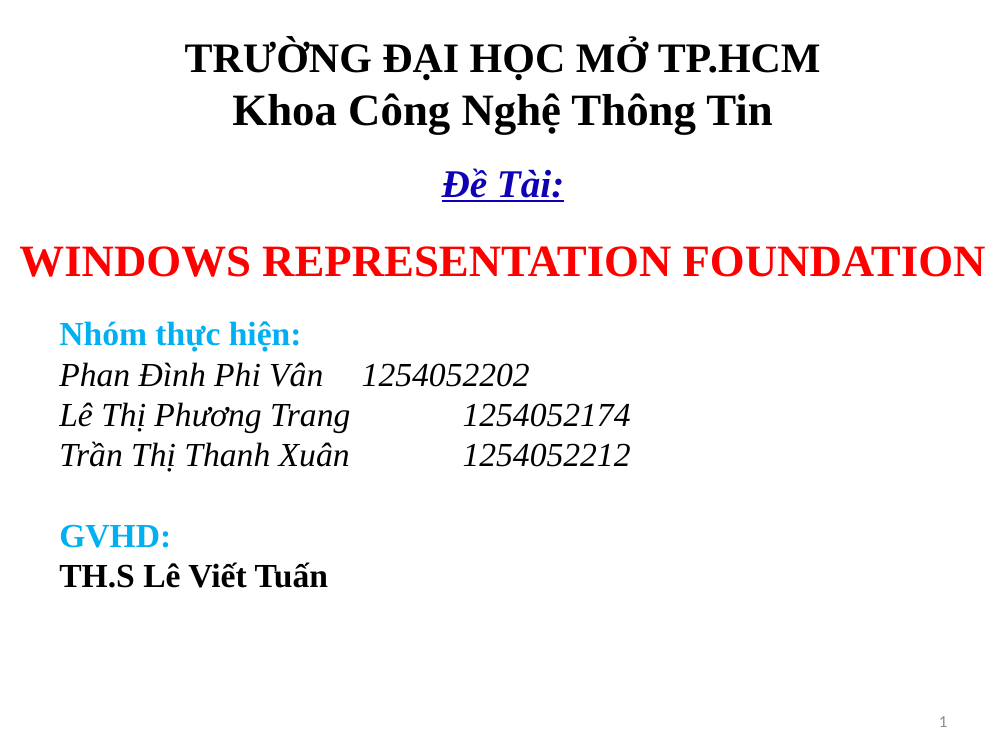
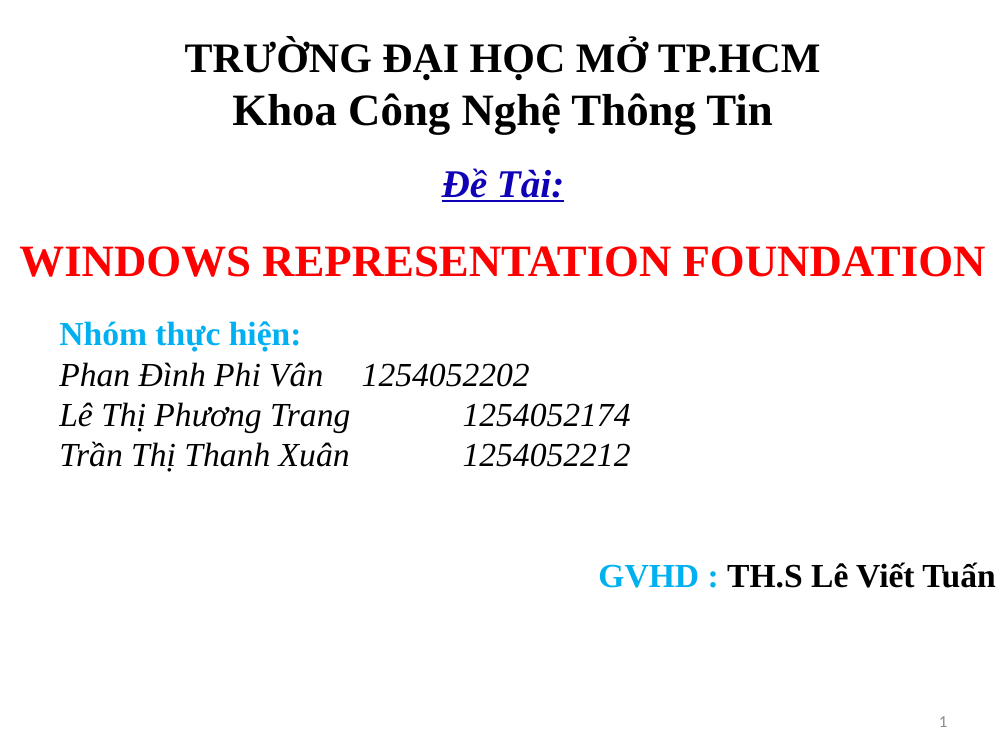
Before and after one commit to phandinhphivan/Phan-Dinh-Phi-Van, a slide deck: slide 1 of WPF.pptx. Drawn at 1008x756 pixels with LibreOffice and Linux fonts; fonts in the diff are those of the drawing. Boxes give left, top, right and bottom in pixels: in the first picture for what was removed or moved away, otherwise in the second. Text is boxed around its words. In the diff, an @@ line names an element or a change of style, - is before the commit and + after.

```diff
--- a/WPF.pptx
+++ b/WPF.pptx
@@ text at bbox=[598, 562, 996, 588]: text changed @@
-  GVHD:
-  TH.S Lê Viết Tuấn
+  GVHD : TH.S Lê Viết Tuấn
```
Also in this commit, not shown: 2 other slides changed, 25 other files.
